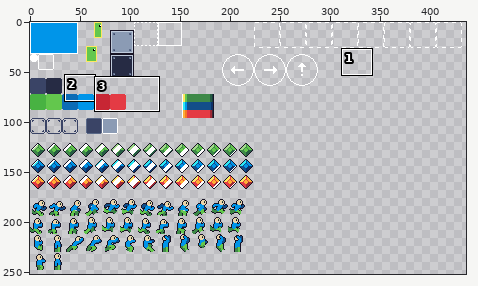
Edited in one commit: pixel-art file (res/gfx/entities.aseprite). Above, an overview of the earlier version with the close-up marked.
Close-up. Before the commit:
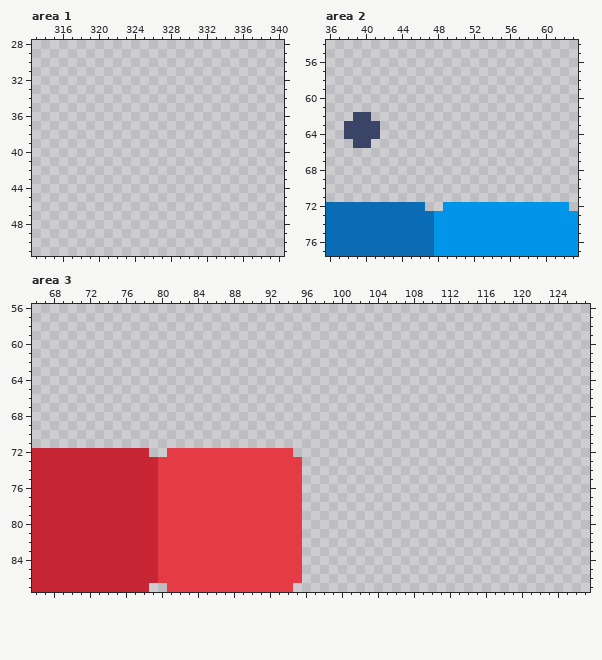
512x512 pixels, 1 frame. Shown: area 1: x 313..340, y 28..51; area 2: x 36..63, y 54..77; area 3: x 66..127, y 56..87. The wide view leaves out empty margins.
New version:
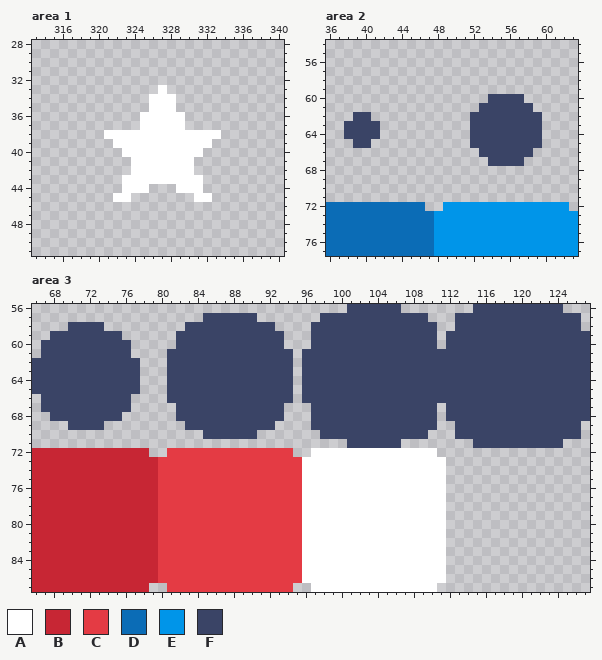
Palette (. is transparent): A #ffffff  B #c72634  C #e43b44  D #0b6cb6  E #0095e9  F #3a4466
Edits made:
Changed rows in their new state; - is an unchanged pixel.
Area 1:
first column x 321:
33 ------A------
34 -----AAA-----
35 -----AAA-----
36 ----AAAAA----
37 ----AAAAA----
38 AAAAAAAAAAAAA
39 -AAAAAAAAAAA-
40 --AAAAAAAAA--
41 ---AAAAAAA---
42 ---AAAAAAA---
43 --AAAAAAAAA--
44 --AAA---AAA--
45 -AA-------AA-
Area 2:
first column x 52:
60 --FFFF--
61 -FFFFFF-
62 FFFFFFFF
63 FFFFFFFF
64 FFFFFFFF
65 FFFFFFFF
66 -FFFFFF-
67 --FFFF--
Area 3:
first column x 66:
56 -----------------------------------FFFFFF--------FFFFFFFFFF---
57 -------------------FFFFFF-------FFFFFFFFFFFF---FFFFFFFFFFFFFF-
58 ----FFFF---------FFFFFFFFFF----FFFFFFFFFFFFFF--FFFFFFFFFFFFFF-
59 --FFFFFFFF------FFFFFFFFFFFF---FFFFFFFFFFFFFF-FFFFFFFFFFFFFFFF
60 -FFFFFFFFFF-----FFFFFFFFFFFF---FFFFFFFFFFFFFF-FFFFFFFFFFFFFFFF
61 -FFFFFFFFFF----FFFFFFFFFFFFFF-FFFFFFFFFFFFFFFFFFFFFFFFFFFFFFFF
62 FFFFFFFFFFFF---FFFFFFFFFFFFFF-FFFFFFFFFFFFFFFFFFFFFFFFFFFFFFFF
63 FFFFFFFFFFFF---FFFFFFFFFFFFFF-FFFFFFFFFFFFFFFFFFFFFFFFFFFFFFFF
64 FFFFFFFFFFFF---FFFFFFFFFFFFFF-FFFFFFFFFFFFFFFFFFFFFFFFFFFFFFFF
65 FFFFFFFFFFFF---FFFFFFFFFFFFFF-FFFFFFFFFFFFFFFFFFFFFFFFFFFFFFFF
66 -FFFFFFFFFF----FFFFFFFFFFFFFF-FFFFFFFFFFFFFFFFFFFFFFFFFFFFFFFF
67 -FFFFFFFFFF-----FFFFFFFFFFFF---FFFFFFFFFFFFFF-FFFFFFFFFFFFFFFF
68 --FFFFFFFF------FFFFFFFFFFFF---FFFFFFFFFFFFFF-FFFFFFFFFFFFFFFF
69 ----FFFF---------FFFFFFFFFF----FFFFFFFFFFFFFF--FFFFFFFFFFFFFF-
70 -------------------FFFFFF-------FFFFFFFFFFFF---FFFFFFFFFFFFFF-
71 -----------------------------------FFFFFF--------FFFFFFFFFF---
72 -------------------------------AAAAAAAAAAAAAA-----------------
73 ------------------------------AAAAAAAAAAAAAAAA----------------
74 ------------------------------AAAAAAAAAAAAAAAA----------------
75 ------------------------------AAAAAAAAAAAAAAAA----------------
76 ------------------------------AAAAAAAAAAAAAAAA----------------
77 ------------------------------AAAAAAAAAAAAAAAA----------------
78 ------------------------------AAAAAAAAAAAAAAAA----------------
79 ------------------------------AAAAAAAAAAAAAAAA----------------
80 ------------------------------AAAAAAAAAAAAAAAA----------------
81 ------------------------------AAAAAAAAAAAAAAAA----------------
82 ------------------------------AAAAAAAAAAAAAAAA----------------
83 ------------------------------AAAAAAAAAAAAAAAA----------------
84 ------------------------------AAAAAAAAAAAAAAAA----------------
85 ------------------------------AAAAAAAAAAAAAAAA----------------
86 ------------------------------AAAAAAAAAAAAAAAA----------------
87 -------------------------------AAAAAAAAAAAAAA-----------------
